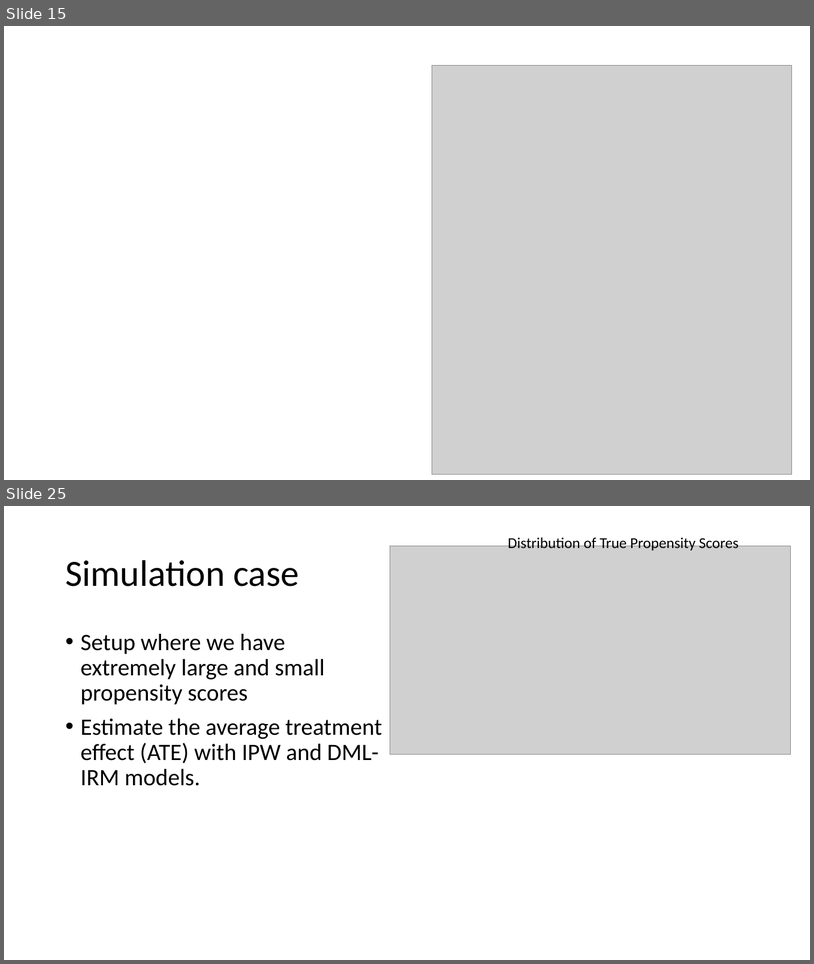
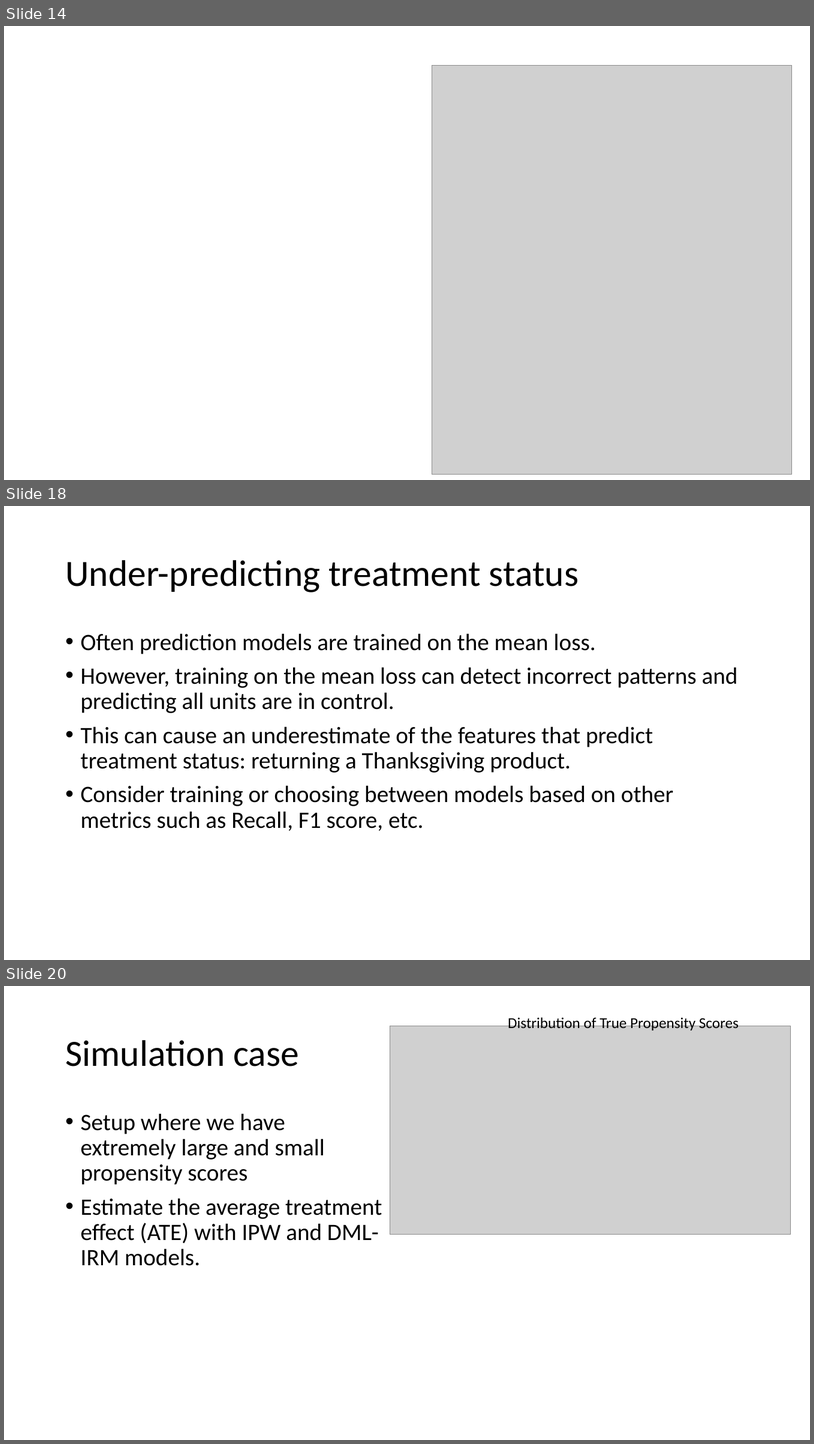
Before and after one commit to shoepaladin/causalinference_crashcourse, a slide deck: Powerpoints/4 Best Practices (WIP).pptx. Shown one above the other, each under a label of ours: slides 15 and 25 before the commit, slides 14, 18 and 20 after it; the slides between them are not shown. The pictures are 814x964 and 814x1444 pixels, drawn with LibreOffice and Linux fonts; fonts in the diff are those of the drawing; grey boxes stand for pictures. Boxes give left, top, right and bottom in pixels: in the first picture for what was removed or moved away, otherwise in the second. Text is boxed around its words. In the diff, an @@ line names an element or a change of style, - is before the commit and + after.

```diff
--- a/Powerpoints/4 Best Practices (WIP).pptx
+++ b/Powerpoints/4 Best Practices (WIP).pptx
@@ slide 18 added at bbox=[4, 506, 810, 960], background #FFFFFF @@
@@ title added at bbox=[65, 560, 579, 592], 44 pt, text #000000 @@
+Under-predicting treatment status
@@ text added at bbox=[81, 633, 738, 831], 28 pt, text #000000 @@
+• Often prediction models are trained on the mean loss.
+• However, training on the mean loss can detect incorrect patterns and predicting all units are in control.
+• This can cause an underestimate of the features that predict treatment status: returning a Thanksgiving product.
+• Consider training or choosing between models based on other metrics such as Recall, F1 score, etc.
@@ what was slide 15 is now slide 14 @@
@@ what was slide 25 is now slide 20 @@
```
Also in this commit, not shown: 2 slides changed, 7 other slides added, 4 slides removed, 6 other files.
